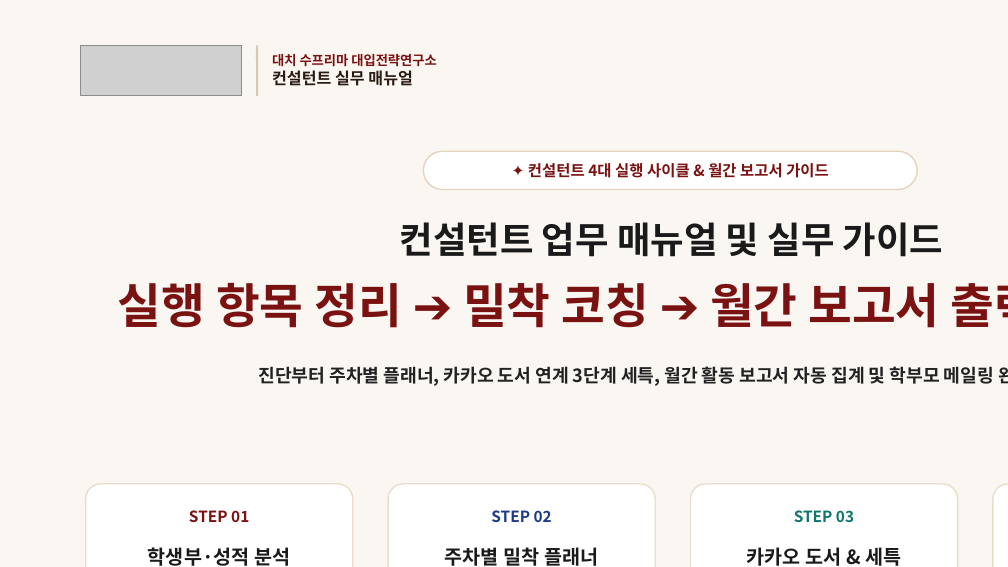
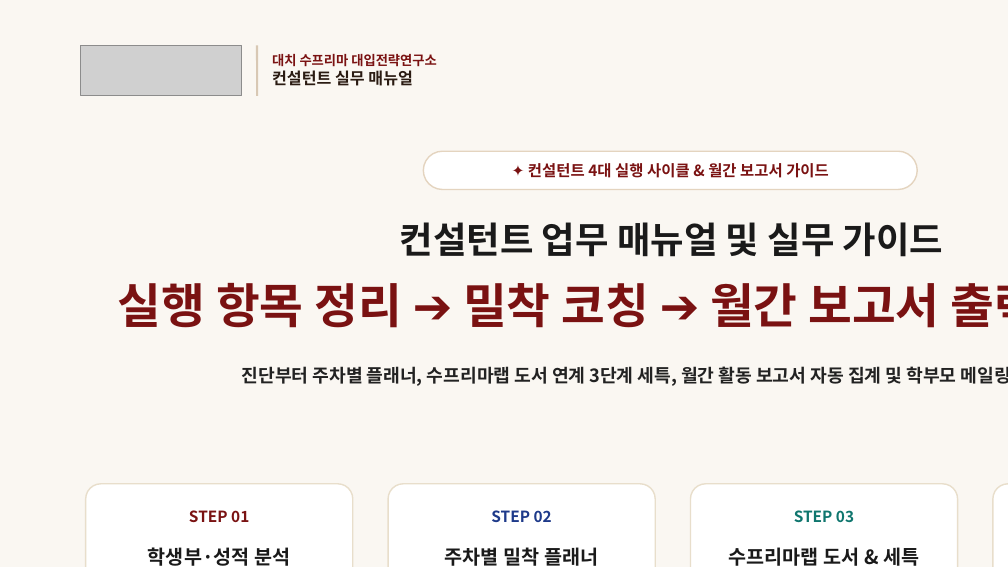
Before and after one commit to ipsicreator/consultant-app, a slide deck: slide 1 of public/guides/대치수프리마_컨설턴트_업무매뉴얼_및_실무가이드.pptx. Drawn at 1008x567 pixels with LibreOffice and Linux fonts; fonts in the diff are those of the drawing; grey boxes stand for pictures. Boxes give left, top, right and bottom in pixels: in the first picture for what was removed or moved away, otherwise in the second. Text is boxed around its words. In the diff, an @@ line names an element or a change of style, - is before the commit and + after.

Commit message:
refactor: 도서 DB 브랜드 표기 일원화 (카카오 ➔ 수프리마랩 도서 DB)

```diff
--- a/public/guides/대치수프리마_컨설턴트_업무매뉴얼_및_실무가이드.pptx
+++ b/public/guides/대치수프리마_컨설턴트_업무매뉴얼_및_실무가이드.pptx
@@ text at (242,366,1008,386): text changed @@
-진단부터 주차별 플래너, 카카오 도서 연계 3단계 세특, 월간 활동 보고서 자동 집계 및 학부모 메일링 완전 지침서
+진단부터 주차별 플래너, 수프리마랩 도서 연계 3단계 세특, 월간 활동 보고서 자동 집계 및 학부모 메일링 완전 지침서
@@ text at (729,547,919,566): text changed @@
-카카오 도서 & 세특
+수프리마랩 도서 & 세특
```
Also in this commit, not shown: 3 other slides changed, 15 other files.
